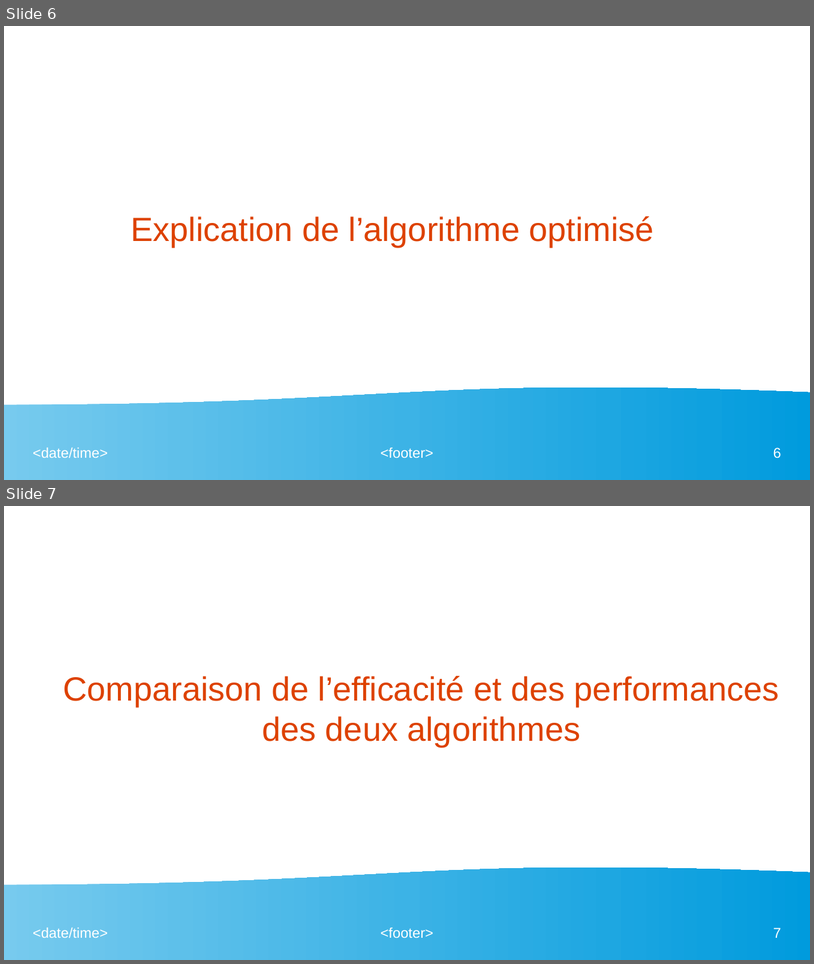
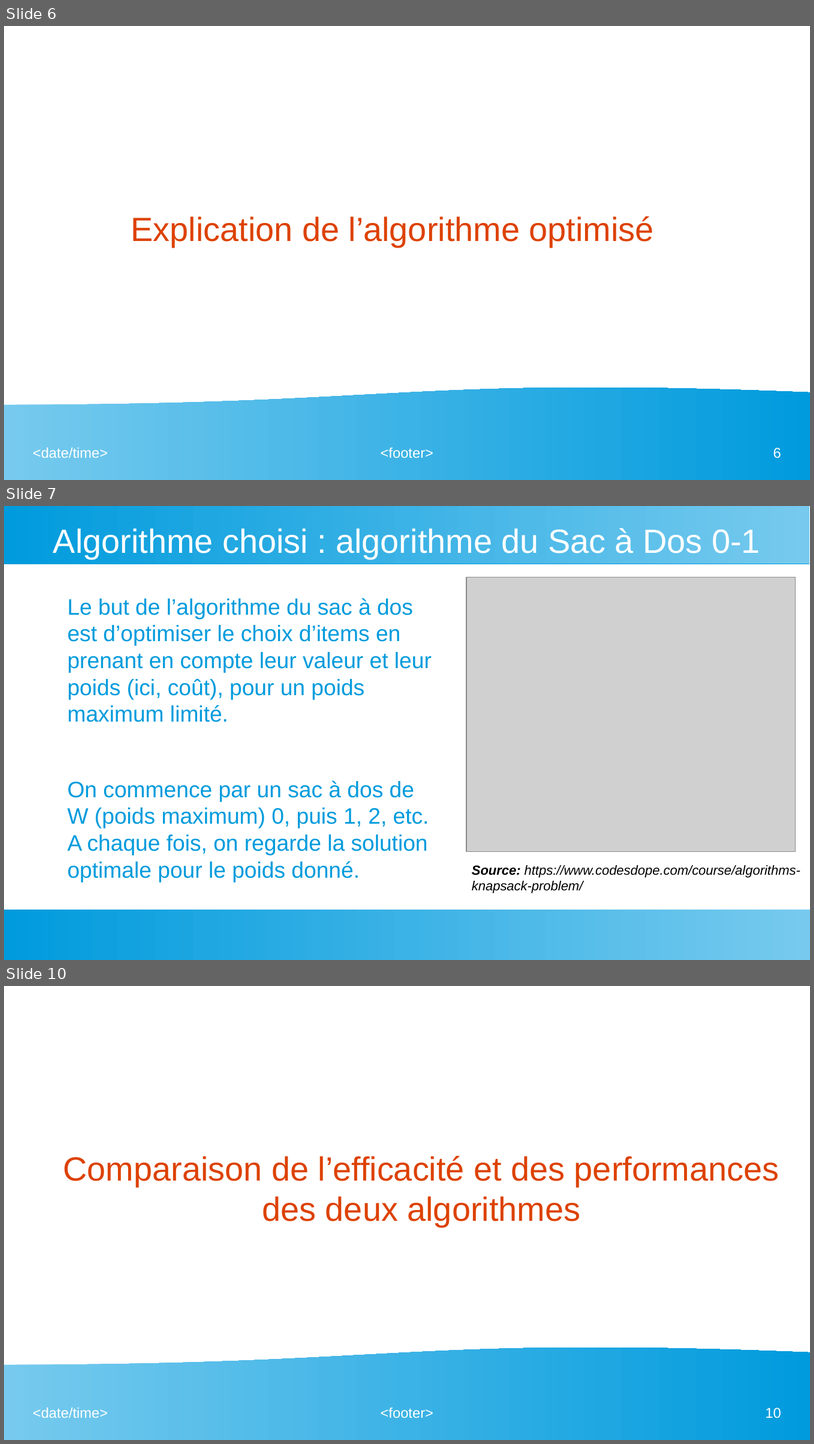
Before and after one commit to LucileGB/Knapsack-Algorithm-Practice, a slide deck: Présentation.odp. Shown one above the other, each under a label of ours: slides 6 and 7 before the commit, slides 6, 7 and 10 after it; the slides between them are not shown. The pictures are 814x964 and 814x1444 pixels, drawn with LibreOffice and Linux fonts; fonts in the diff are those of the drawing; grey boxes stand for pictures. Boxes give left, top, right and bottom in pixels: in the first picture for what was removed or moved away, otherwise in the second. Text is boxed around its words. In the diff, an @@ line names an element or a change of style, - is before the commit and + after.

```diff
--- a/Présentation.odp
+++ b/Présentation.odp
@@ slide 7 added at [4,506,810,960], background #FFFFFF @@
@@ rectangle added at [4,506,810,564], fill gradient #77CAEE to #75C9EE to #73C9ED to #71C8ED to #6FC7ED to #6EC6ED @@
@@ title added at [53,528,761,559], 33 pt, text #FFFFFF @@
+Algorithme choisi : algorithme du Sac à Dos 0-1
@@ picture added at [467,577,796,852] @@
@@ text added at [68,598,432,882], 22 pt, text #009BDD @@
+Le but de l’algorithme du sac à dos est d’optimiser le choix d’items en prenant en compte leur valeur et leur poids (ici, coût), pour un poids maximum limité.
+On commence par un sac à dos de W (poids maximum) 0, puis 1, 2, etc. A chaque fois, on regarde la solution optimale pour le poids donné.
@@ text added at [472,865,801,893], 13 pt, text #000000, italic @@
+Source: https://www.codesdope.com/course/algorithms-knapsack-problem/
@@ rectangle added at [4,909,810,960], fill gradient #77CAEE to #75C9EE to #73C9ED to #71C8ED to #6FC7ED to #6EC6ED @@
@@ what was slide 7 is now slide 10 @@
@@ page number at [765,1407,781,1418]: text changed @@
-7
+10
```
Also in this commit, not shown: 1 slide changed, 3 other slides added, 1 slide removed.
